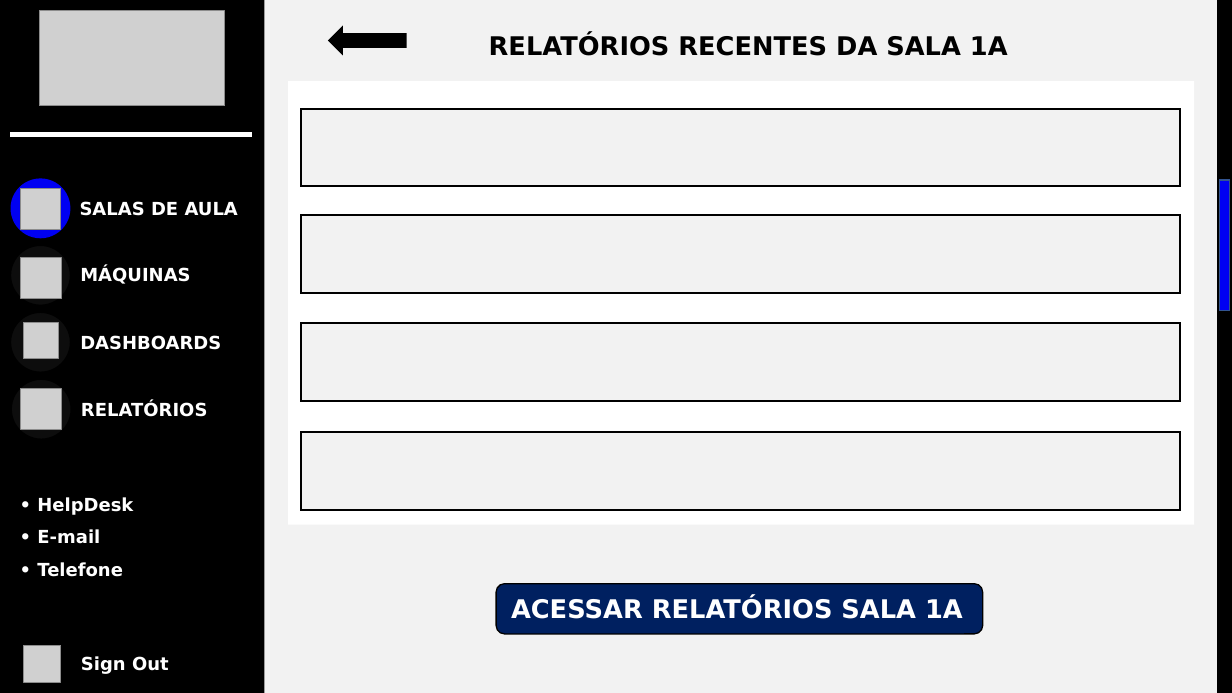
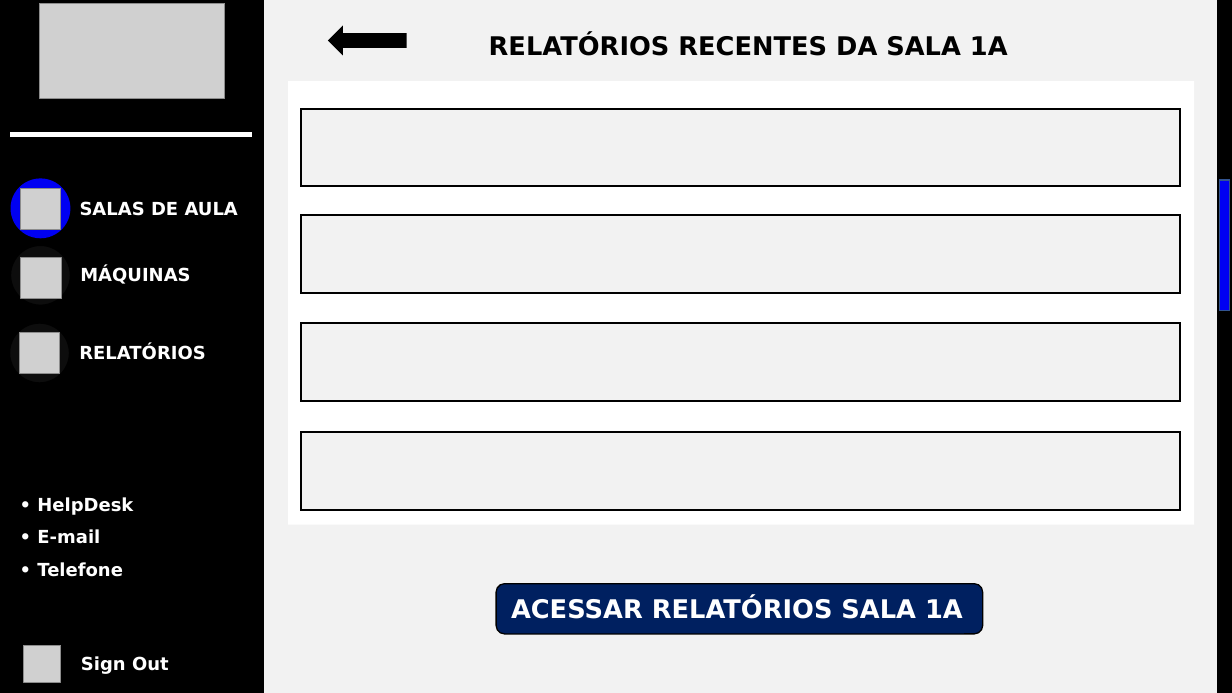
Before and after one commit to BandTec/grupo-04-adsb-20201, a slide deck: slide 5 of Prototipação de Dashboard/Prototipação-de-Tela.pptx. Drawn at 1232x693 pixels with LibreOffice and Linux fonts; fonts in the diff are those of the drawing; grey boxes stand for pictures. Boxes give left, top, right and bottom in pixels: in the first picture for what was removed or moved away, otherwise in the second. Text is boxed around its words. In the diff, an @@ line names an element or a change of style, - is before the commit and + after.

```diff
--- a/Prototipação de Dashboard/Prototipação-de-Tela.pptx
+++ b/Prototipação de Dashboard/Prototipação-de-Tela.pptx
@@ picture: place and size @@
-picture at [40, 11, 226, 106]
+picture at [40, 3, 226, 98]
@@ ellipse: place and size @@
-ellipse at [10, 312, 70, 372]
+ellipse at [9, 323, 69, 384]
@@ picture removed at [23, 323, 59, 359] @@
@@ picture: place and size @@
-picture at [21, 389, 62, 430]
+picture at [19, 333, 60, 373]
@@ text "RELATÓRIOS": place and size @@
-text "RELATÓRIOS" at [81, 402, 207, 417]
+text "RELATÓRIOS" at [79, 345, 205, 360]
@@ text removed at [80, 335, 221, 350] @@
-DASHBOARDS
@@ ellipse removed at [11, 379, 71, 439] @@
```
Also in this commit, not shown: 5 other slides changed.
